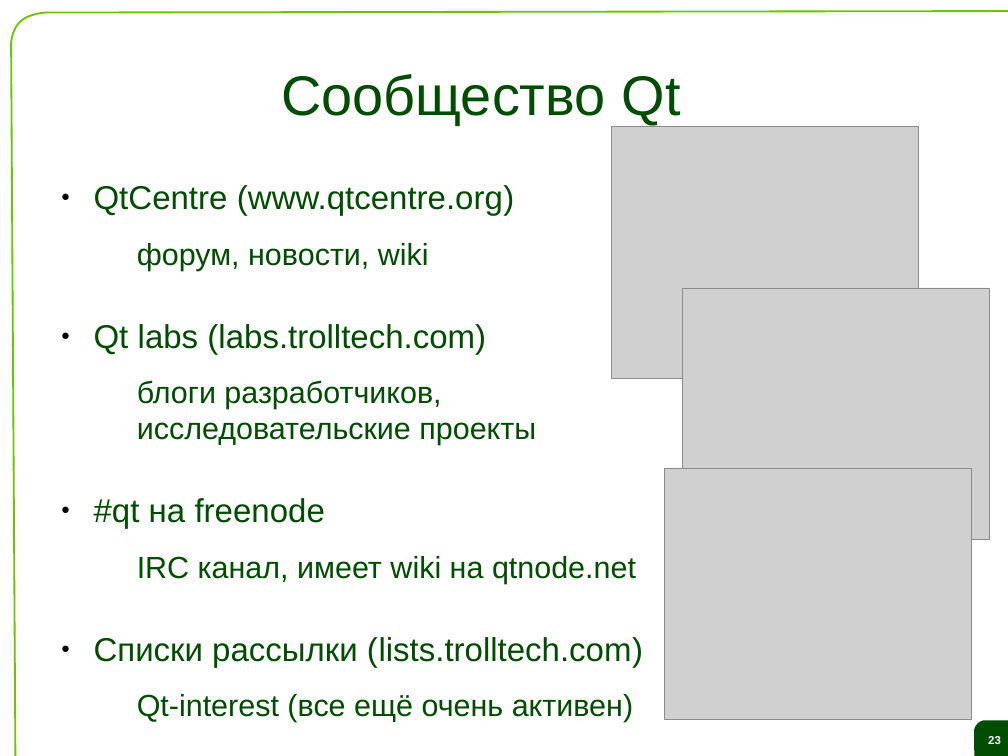
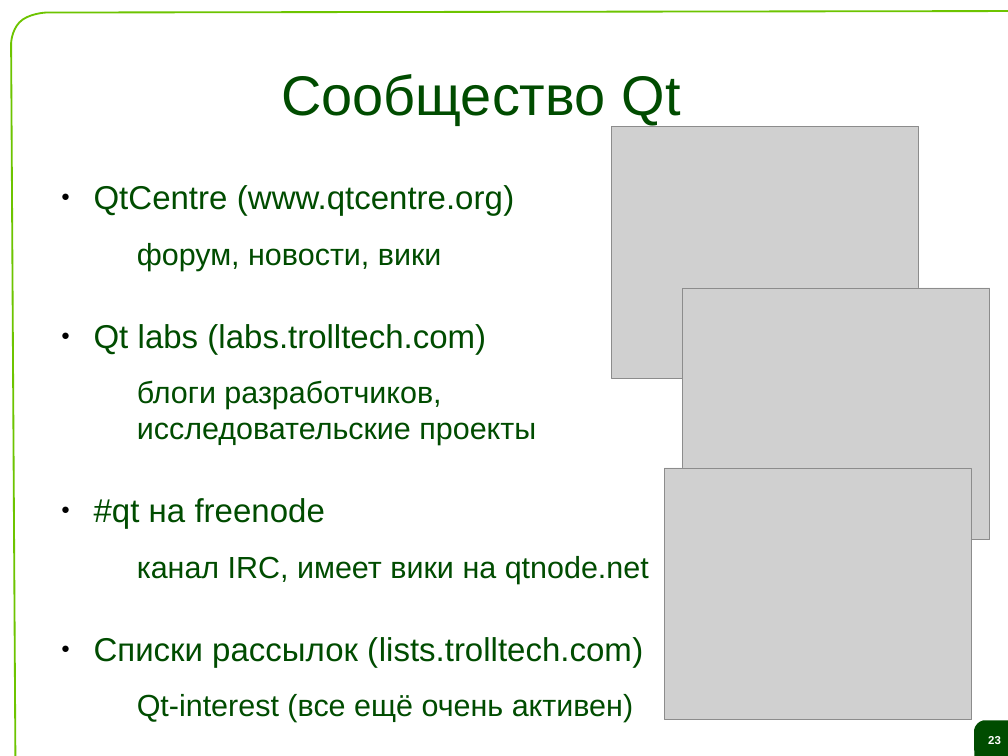
Before and after one commit to saa/qecm, a slide deck: slide 23 of Lectures and Exercises/L01 - The ideas behind Qt and a live demo/L1 Slides.odp. Drawn at 1008x756 pixels with LibreOffice and Linux fonts; fonts in the diff are those of the drawing; grey boxes stand for pictures; background and template pictures are left out. Boxes give left, top, right and bottom in pixels: in the first picture for what was removed or moved away, otherwise in the second. Text is boxed around its words. In the diff, an @@ line names an element or a change of style, - is before the commit and + after.

```diff
--- a/Lectures and Exercises/L01 - The ideas behind Qt and a live demo/L1 Slides.odp
+++ b/Lectures and Exercises/L01 - The ideas behind Qt and a live demo/L1 Slides.odp
@@ text at bbox=[137, 243, 442, 270]: text changed @@
-  форум, новости, wiki
+  форум, новости, вики
@@ text at bbox=[94, 556, 649, 667]: text changed @@
-  IRC канал, имеет wiki на qtnode.net
-● Списки рассылки (lists.trolltech.com)
+  канал IRC, имеет вики на qtnode.net
+● Списки рассылок (lists.trolltech.com)
```
Also in this commit, not shown: 13 other slides changed.
